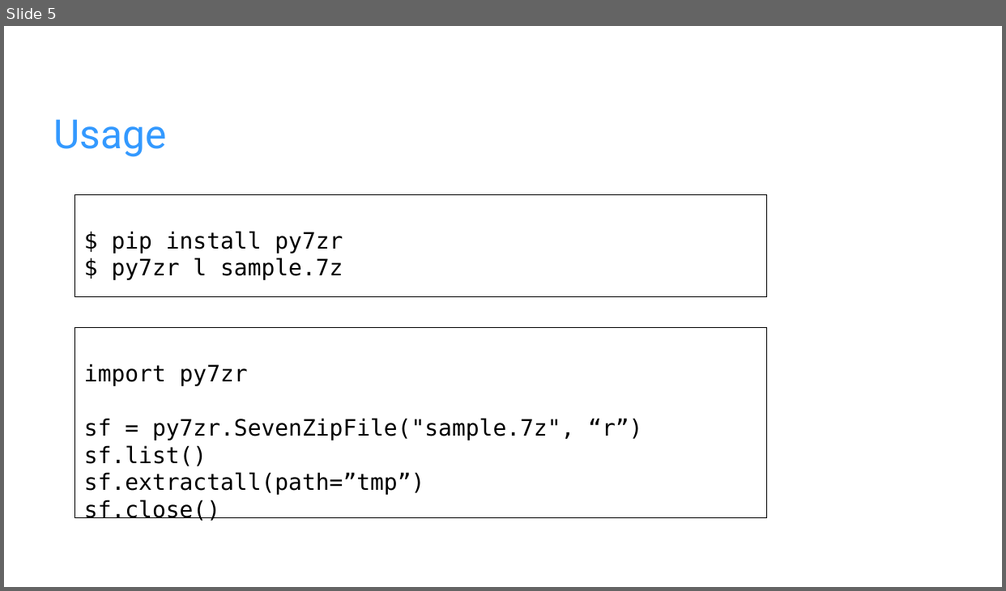
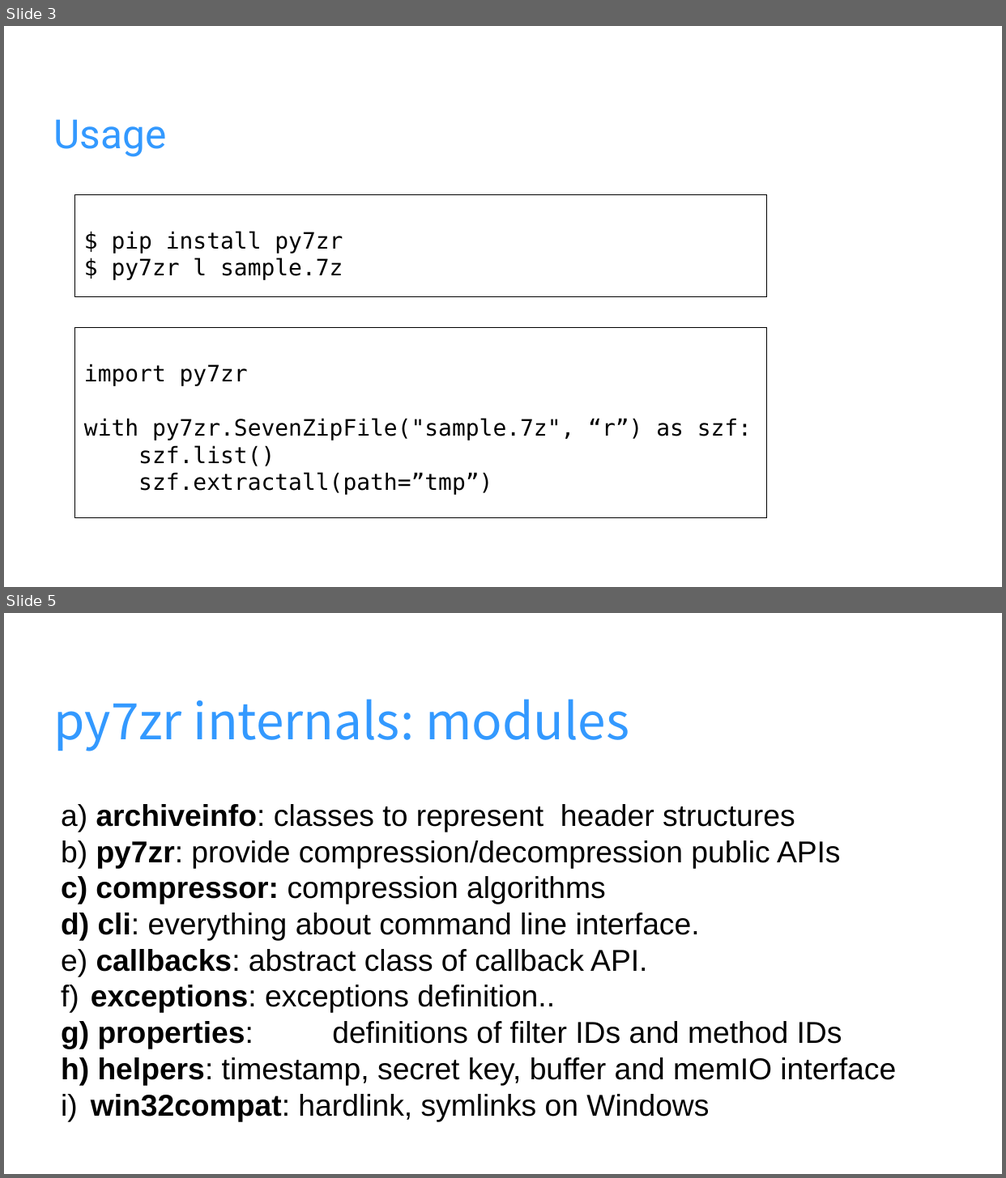
Before and after one commit to miurahr/py7zr, a slide deck: docs/presentations/Introduction_of_py7zr.odp. Shown one above the other, each under a label of ours: slide 5 before the commit, slides 3 and 5 after it; the slides between them are not shown. The pictures are 1006x591 and 1006x1178 pixels, drawn with LibreOffice and Linux fonts; fonts in the diff are those of the drawing; background and template pictures are left out. Boxes give left, top, right and bottom in pixels: in the first picture for what was removed or moved away, otherwise in the second. Text is boxed around its words. In the diff, an @@ line names an element or a change of style, - is before the commit and + after.

```diff
--- a/docs/presentations/Introduction_of_py7zr.odp
+++ b/docs/presentations/Introduction_of_py7zr.odp
@@ slide 5 added at box(4, 613, 1002, 1174), background picture (left out) @@
@@ title added at box(54, 699, 629, 752), 40 pt, text #3399FF @@
+py7zr internals: modules
@@ text added at box(91, 804, 896, 1117), 24 pt, text #000000 @@
+a) archiveinfo: classes to represent header structures
+b) py7zr: provide compression/decompression public APIs
+c) compressor: compression algorithms
+d) cli: everything about command line interface.
+e) callbacks: abstract class of callback API.
+f) exceptions: exceptions definition..
+g) properties: definitions of filter IDs and method IDs
+h) helpers: timestamp, secret key, buffer and memIO interface
+i) win32compat: hardlink, symlinks on Windows
@@ what was slide 5 is now slide 3 @@
@@ slide 3 changed as well @@
@@ text in rectangle at box(84, 418, 752, 495): text changed @@
-sf = py7zr.SevenZipFile("sample.7z", “r”)
-sf.list()
-sf.extractall(path=”tmp”)
-sf.close()
+with py7zr.SevenZipFile("sample.7z", “r”) as szf:
+szf.list()
+szf.extractall(path=”tmp”)
```
Also in this commit, not shown: 5 other slides changed, 2 other slides added, 5 slides removed, 1 other file.
